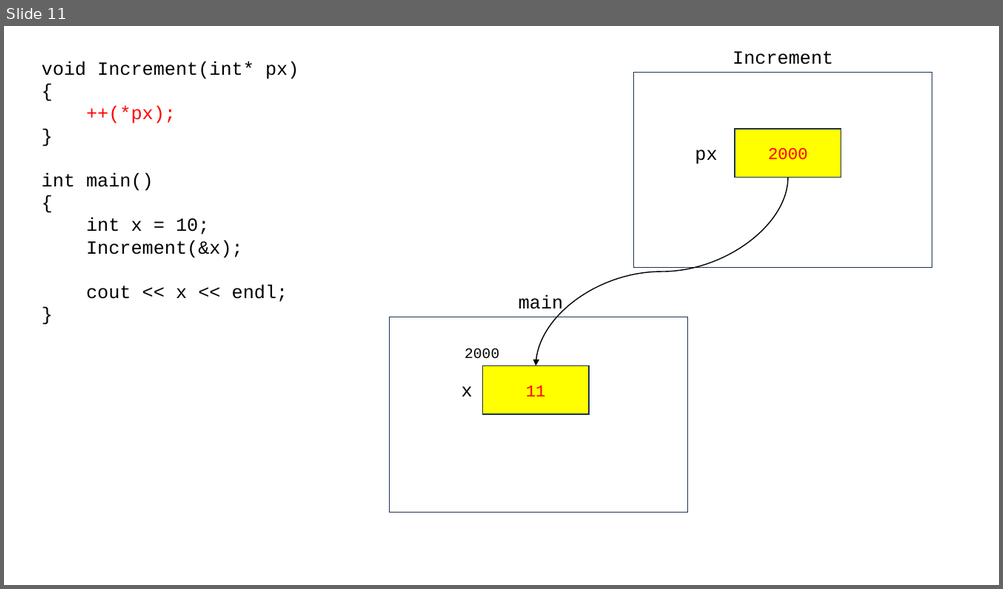
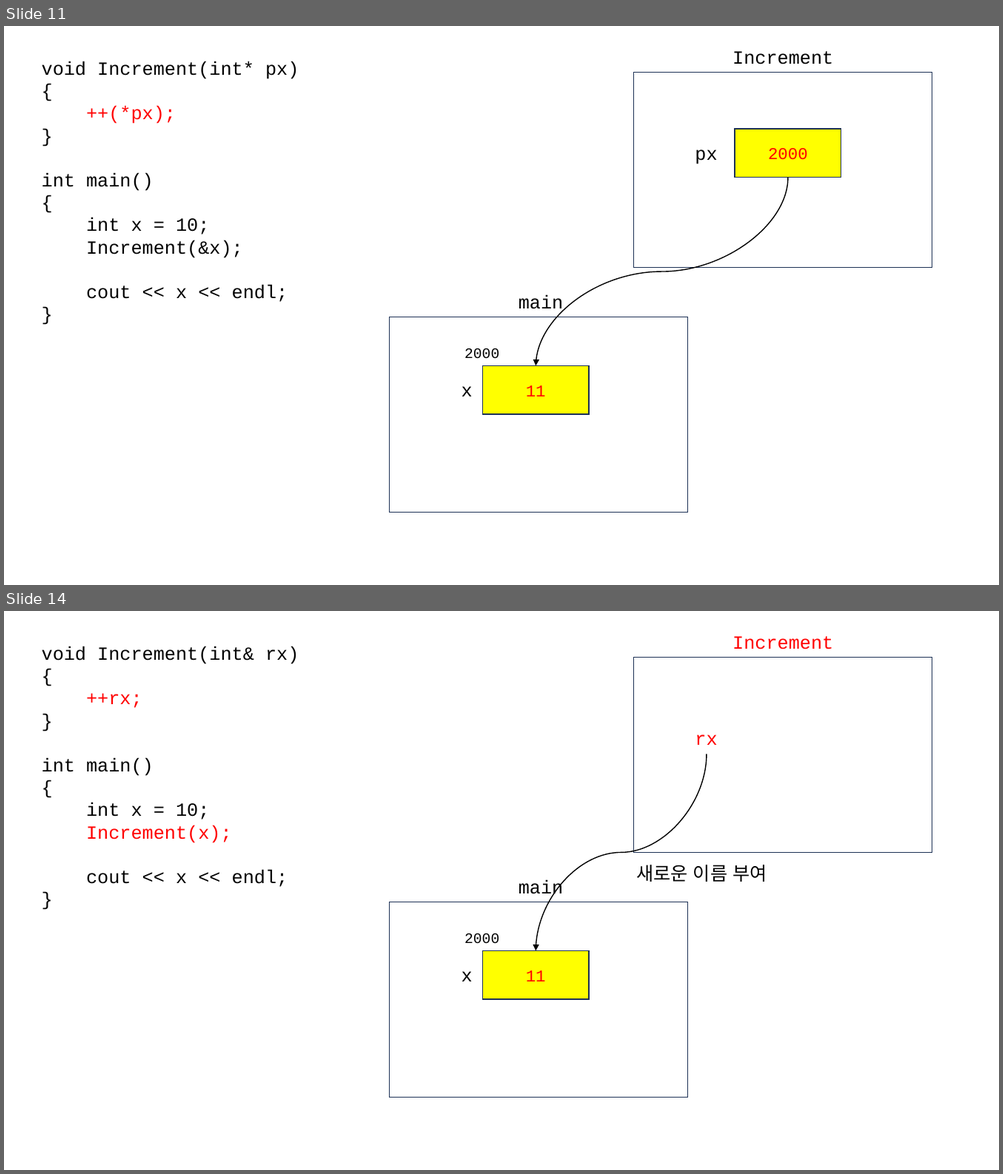
Before and after one commit to rlaxodnd98/SWIP77, a slide deck: cpp_230824.pptx. Shown one above the other, each under a label of ours: slide 11 before the commit, slides 11 and 14 after it; the slides between them are not shown. The pictures are 1003x589 and 1003x1174 pixels, drawn with LibreOffice and Linux fonts; fonts in the diff are those of the drawing. Boxes give left, top, right and bottom in pixels: in the first picture for what was removed or moved away, otherwise in the second. Text is boxed around its words. In the diff, an @@ line names an element or a change of style, - is before the commit and + after.

```diff
--- a/cpp_230824.pptx
+++ b/cpp_230824.pptx
@@ slide 14 added at (4, 611, 999, 1170), background #FFFFFF @@
@@ text added at (42, 646, 299, 887), 18 pt, text #000000 @@
+void Increment(int& rx)
+{
+++rx;
+}
+int main()
+{
+int x = 10;
+Increment(x);
+cout << x << endl;
+}
@@ text added at (732, 636, 833, 649), 18 pt, text #FF0000 @@
+Increment
@@ rectangle added at (634, 658, 932, 853), fill #FFFFFF, outline #1E3256 1 pt @@
@@ text added at (694, 735, 717, 745), 18 pt, text #FF0000 @@
+rx
@@ curved arrow added from (706, 755) to (536, 951), #000000 1 pt @@
@@ text added at (636, 865, 766, 882), 18 pt, text #000000 @@
+새로운 이름 부여
@@ text added at (518, 880, 563, 900), 18 pt, text #000000 @@
+main
@@ rectangle added at (389, 902, 688, 1097), fill #FFFFFF, outline #1E3256 1 pt @@
@@ text added at (464, 934, 499, 944), 14 pt, text #000000 @@
+2000
@@ rectangle added at (482, 951, 588, 999), fill #FFFF00, outline #1E3256 1 pt, 16 pt, text #FF0000 @@
+11
@@ text added at (461, 971, 472, 982), 18 pt, text #000000 @@
+x
```
Also in this commit, not shown: 2 other slides added, 1 other file.
